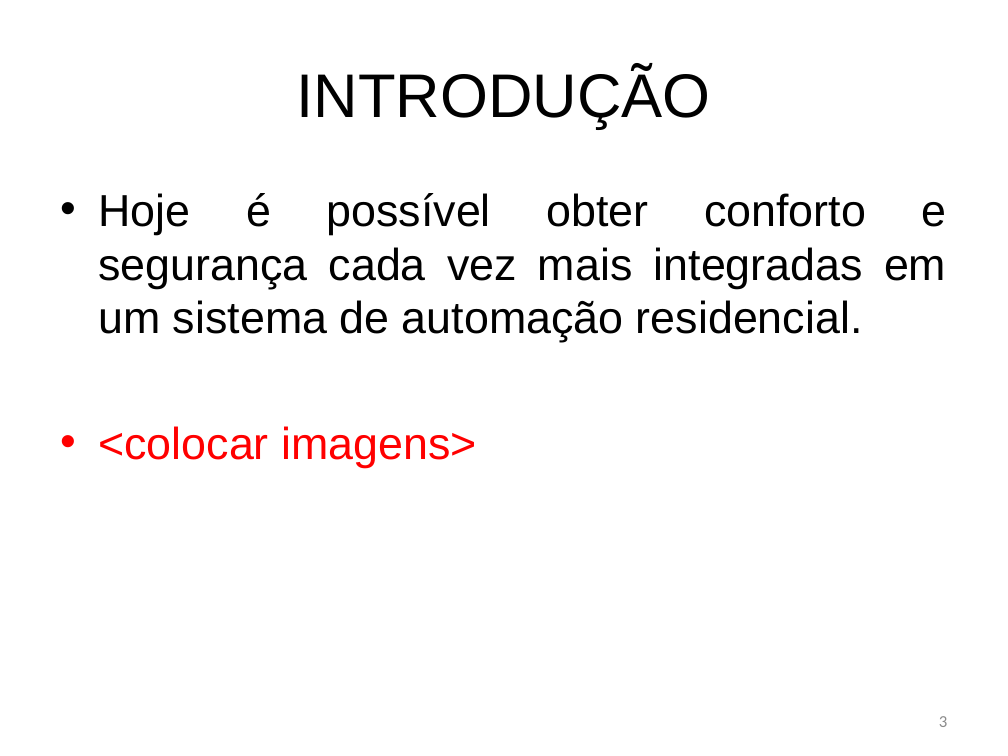
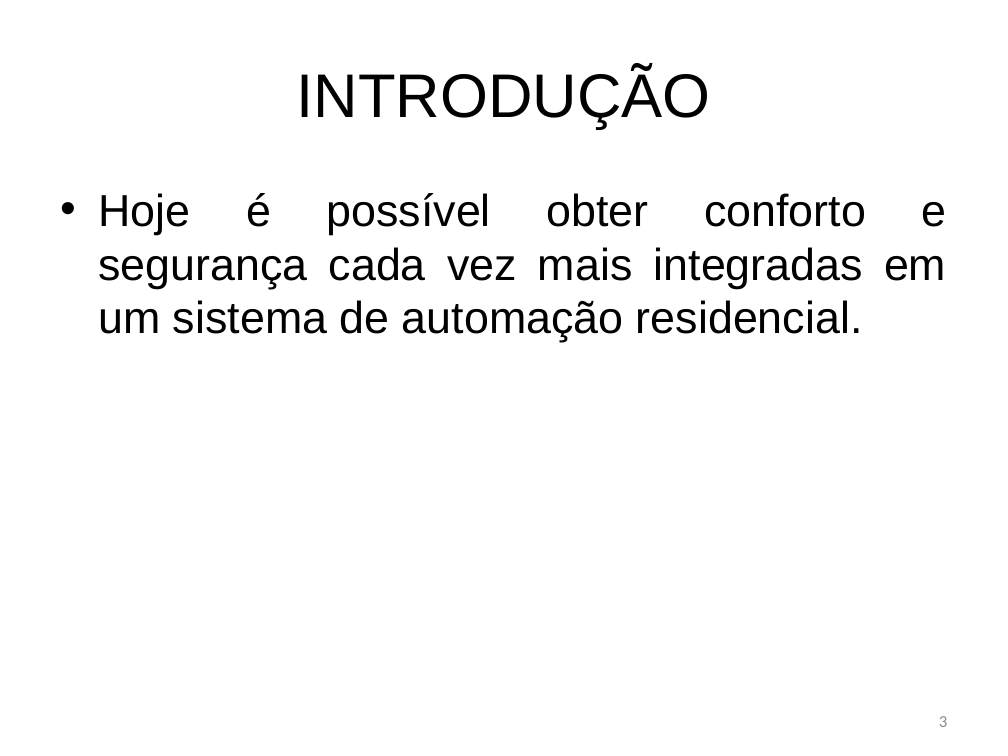
Before and after one commit to bengelbert/ifsc, a slide deck: slide 3 of tcc/docs/monograph.pptx. Drawn at 1008x756 pixels with LibreOffice and Linux fonts; fonts in the diff are those of the drawing. Boxes give left, top, right and bottom in pixels: in the first picture for what was removed or moved away, otherwise in the second. Text is boxed around its words. In the diff, an @@ line names an element or a change of style, - is before the commit and + after.

```diff
--- a/tcc/docs/monograph.pptx
+++ b/tcc/docs/monograph.pptx
@@ text at (x1=98, y1=426, x2=476, y2=468): paragraph removed @@
-• <colocar imagens>
```
Also in this commit, not shown: 1 other slide changed.
